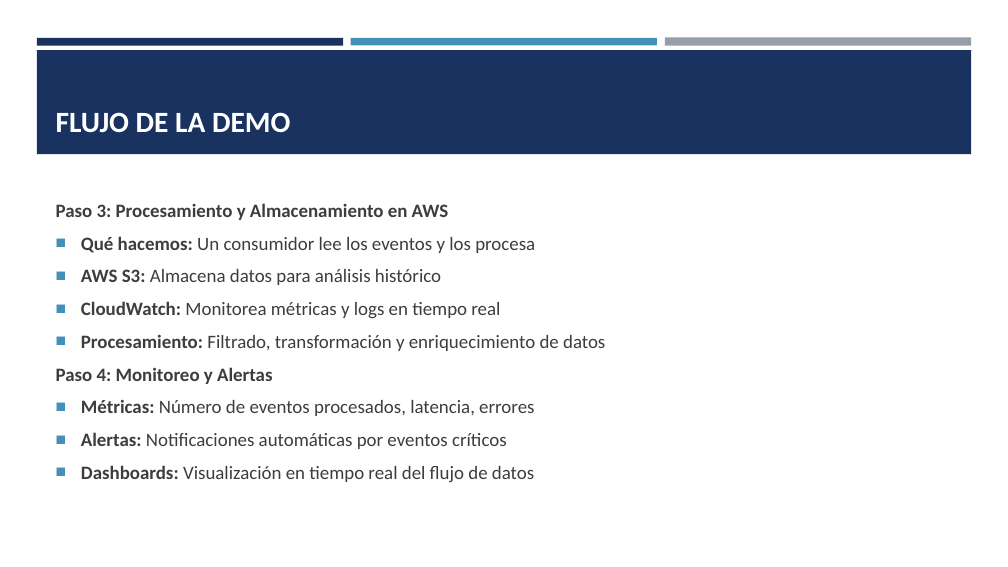
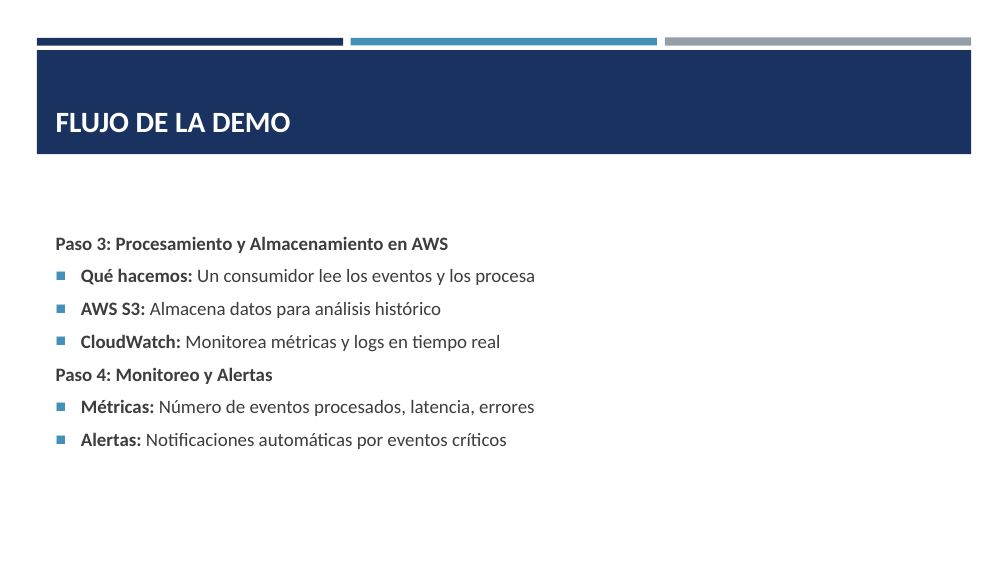
Before and after one commit to VictorSanchezS/AWS-Confluent, a slide deck: slide 8 of Confluent cloud - aws.pptx. Drawn at 1008x567 pixels with LibreOffice and Linux fonts; fonts in the diff are those of the drawing. Boxes give left, top, right and bottom in pixels: in the first picture for what was removed or moved away, otherwise in the second. Text is boxed around its words. In the diff, an @@ line names an element or a change of style, - is before the commit and + after.

Commit message:
demo finished

```diff
--- a/Confluent cloud - aws.pptx
+++ b/Confluent cloud - aws.pptx
@@ text at (81,335,605,351): paragraph removed @@
-■ Procesamiento: Filtrado, transformación y enriquecimiento de datos
@@ text at (81,465,534,482): paragraph removed @@
-■ Dashboards: Visualización en tiempo real del flujo de datos
```
Also in this commit, not shown: 1 other slide changed, 1 slide added, 8 other files.
